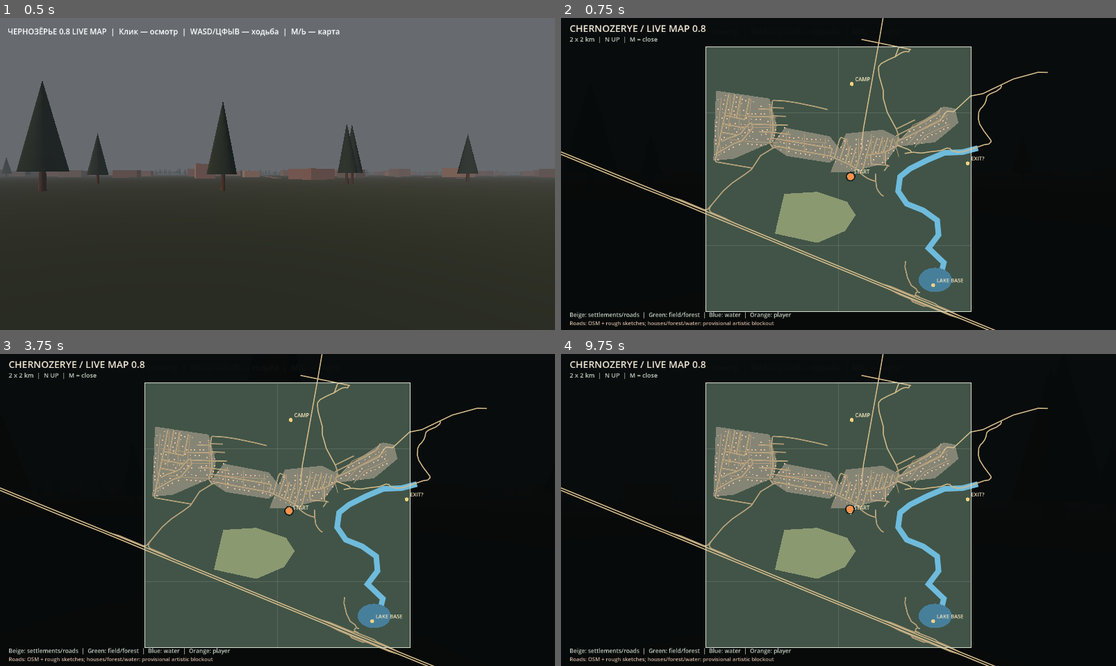
Above: before the commit, frames 1-4 (two rows, left to right).
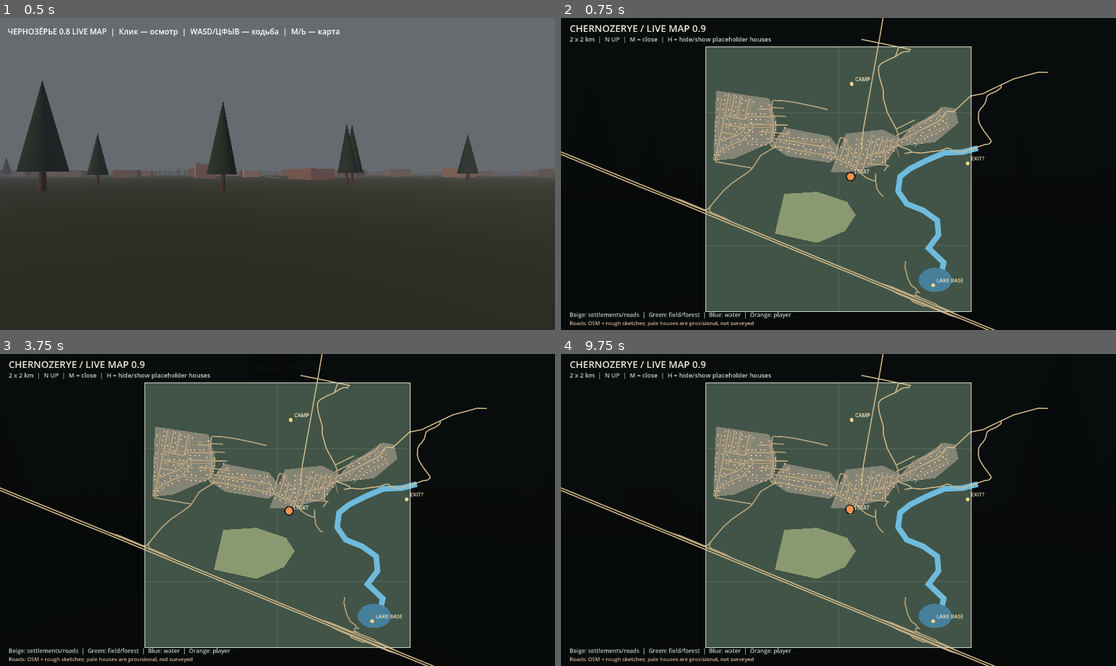
Above: after the commit, the same moments.

Repository: blacklambcult/chernozerye
Game: Godot game, scene res://main.tscn
The game is run twice, just before and just after one commit, with the same random seed, the same clock (stepped at 60 frames per second) and the same inputs.
Inputs (mouse positions are in pixels of both pictures, inside the frame that each line leads up to):
- Up to frame 1 (0.5 s): no input
- Up to frame 2 (0.75 s): tap Enter at 0.5 s; move the mouse to (960, 158) at 0.52 s; hold D from 0.53 s (still down); tap M at 0.6 s; click (960, 158) at 0.67 s
- Up to frame 3 (3.75 s): tap Space at 0.77, 1.25, 1.52, 3.02 s; move the mouse to (249, 510) at 1.27 s; release D at 1.28 s; hold W from 1.28 s (still down); tap Shift at 1.35, 2.85 s; tap Enter at 2 s; move the mouse to (288, 503) at 2.02 s; tap M at 2.1, 3.6 s; move the mouse to (271, 516) at 2.77 s; click (271, 516) at 2.92 s; move the mouse to (316, 513) at 3.52 s
- Up to frame 4 (9.75 s): tap Space at 3.77, 4.25, 4.52, 6.02, 6.77, 7.25, 7.52, 9.02 s; move the mouse to (672, 463) at 4.27 s; release W at 4.28 s; hold A 4.28-5.03 s; tap Shift every 1.5 s from 4.35 to 8.85 s; tap Enter at 5 s; move the mouse to (866, 510) at 5.02 s; hold S 5.03-5.78 s; tap M every 1.5 s from 5.1 to 9.6 s; click (866, 510) at 5.17 s; move the mouse to (816, 503) at 5.77 s; hold D 5.78-6.53 s; move the mouse to (866, 510) at 6.52 s; hold W 6.53-7.28 s; move the mouse to (727, 525) at 7.27 s; hold D 7.28-8.03 s; click (727, 525) at 7.42 s; move the mouse to (849, 503) at 8.02 s; hold W 8.03-8.78 s; move the mouse to (832, 516) at 8.77 s; hold A 8.78-9.53 s; move the mouse to (877, 513) at 9.52 s; hold W from 9.53 s (still down); click (877, 513) at 9.67 s

Frame 1 is identical in both runs. In frame 2, 0.4% of the frame differs, in the area x 15-70%, y 2-99%; in frame 3, 0.4%; in frame 4, 0.4%.

Commit message:
feat: render fewer building footprints instead of points, with hide/show support

Diff:
--- a/godot/live_map_v08.gd
+++ b/godot/live_map_v08.gd
@@ -5,6 +5,7 @@
 var geo
 var player: Node3D
 var osm_features: Array = []
+var show_houses := true
 
 func initialize(world_node: Node3D, geo_node: Node3D, player_node: Node3D, features: Array) -> void:
     world = world_node
@@ -66,9 +67,17 @@
             var a := float(i) * TAU / 36.0
             lake.append(geo.lake_center + Vector2(cos(a) * 125.0, sin(a) * 92.0))
         _poly(lake, Color("#477f9b"))
-        for h in geo.house_positions:
-            var c := _map_pos(h)
-            draw_rect(Rect2(c - Vector2(1.3, 1.3), Vector2(2.6, 2.6)), Color("#dfbc9e"))
+        if show_houses:
+            var meters_to_pixels := (_map_pos(Vector2(1.0, 0.0)) - _map_pos(Vector2.ZERO)).x
+            for house in geo.house_footprints:
+                var center: Vector2 = _map_pos(house["center"])
+                var footprint := Vector2(
+                    maxf(3.0, float(house["width"]) * meters_to_pixels),
+                    maxf(3.0, float(house["depth"]) * meters_to_pixels)
+                )
+                draw_set_transform(center, float(house["angle"]), Vector2.ONE)
+                draw_rect(Rect2(-footprint * 0.5, footprint), Color("#dfbc9e"))
+            draw_set_transform(Vector2.ZERO, 0.0, Vector2.ONE)
     for feature in osm_features:
         if not feature is Dictionary or feature.get("type", "") != "road":
             continue
@@ -97,7 +106,7 @@
         var p := _map_pos(Vector2(player.position.x, -player.position.z))
         draw_circle(p, 7.0, Color("#ff9149"))
         draw_arc(p, 9.0, 0.0, TAU, 24, Color("#191d1b"), 2.0)
-    _text(Vector2(18, 29), "CHERNOZERYE / LIVE MAP 0.8", Color("#f2ead8"), 20)
-    _text(Vector2(18, 49), "2 x 2 km  |  N UP  |  M = close", Color("#c2cfc0"))
+    _text(Vector2(18, 29), "CHERNOZERYE / LIVE MAP 0.9", Color("#f2ead8"), 20)
+    _text(Vector2(18, 49), "2 x 2 km  |  N UP  |  M = close  |  H = hide/show placeholder houses", Color("#c2cfc0"))
     _text(Vector2(18, size.y - 27), "Beige: settlements/roads  |  Green: field/forest  |  Blue: water  |  Orange: player", Color("#c9d3c8"), 12)
-    _text(Vector2(18, size.y - 10), "Roads: OSM + rough sketches; houses/forest/water: provisional artistic blockout", Color("#d3b4a0"), 11)
+    _text(Vector2(18, size.y - 10), "Roads: OSM + rough sketches; pale houses are provisional, not surveyed", Color("#d3b4a0"), 11)
